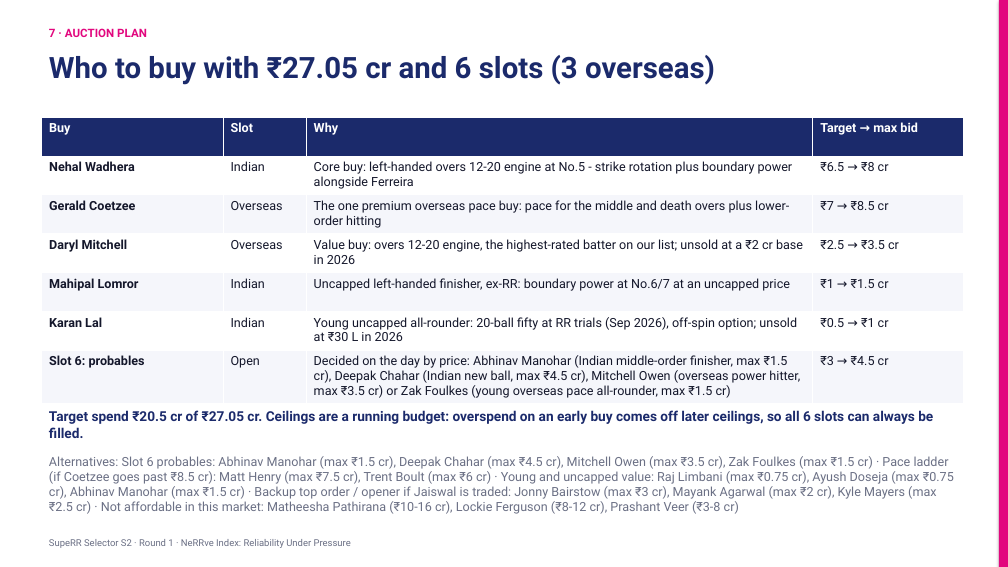
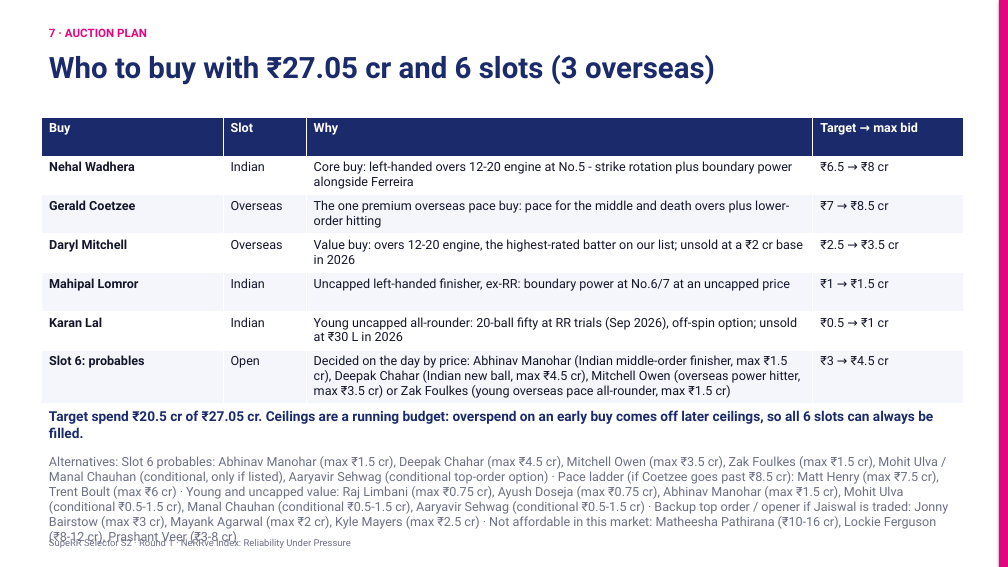
Before and after one commit to KoduruChandrasekhar/RRAuction-, a slide deck: slide 12 of submission/NeRRve_Deck.pptx. Drawn at 1008x567 pixels with LibreOffice and Linux fonts; fonts in the diff are those of the drawing. Boxes give left, top, right and bottom in pixels: in the first picture for what was removed or moved away, otherwise in the second. Text is boxed around its words. In the diff, an @@ line names an element or a change of style, - is before the commit and + after.

```diff
--- a/submission/NeRRve_Deck.pptx
+++ b/submission/NeRRve_Deck.pptx
@@ text at (x1=49, y1=456, x2=948, y2=529): text changed @@
-Alternatives: Slot 6 probables: Abhinav Manohar (max ₹1.5 cr), Deepak Chahar (max ₹4.5 cr), Mitchell Owen (max ₹3.5 cr), Zak Foulkes (max ₹1.5 cr) · Pace ladder (if Coetzee goes past ₹8.5 cr): Matt Henry (max ₹7.5 cr), Trent Boult (max ₹6 cr) · Young and uncapped value: Raj Limbani (max ₹0.75 cr), Ayush Doseja (max ₹0.75 cr), Abhinav Manohar (max ₹1.5 cr) · Backup top order / opener if Jaiswal is traded: Jonny Bairstow (max ₹3 cr), Mayank Agarwal (max ₹2 cr), Kyle Mayers (max ₹2.5 cr) · Not affordable in this market: Matheesha Pathirana (₹10-16 cr), Lockie Ferguson (₹8-12 cr), Prashant Veer (₹3-8 cr)
+Alternatives: Slot 6 probables: Abhinav Manohar (max ₹1.5 cr), Deepak Chahar (max ₹4.5 cr), Mitchell Owen (max ₹3.5 cr), Zak Foulkes (max ₹1.5 cr), Mohit Ulva / Manal Chauhan (conditional, only if listed), Aaryavir Sehwag (conditional top-order option) · Pace ladder (if Coetzee goes past ₹8.5 cr): Matt Henry (max ₹7.5 cr), Trent Boult (max ₹6 cr) · Young and uncapped value: Raj Limbani (max ₹0.75 cr), Ayush Doseja (max ₹0.75 cr), Abhinav Manohar (max ₹1.5 cr), Mohit Ulva (conditional ₹0.5-1.5 cr), Manal Chauhan (conditional ₹0.5-1.5 cr), Aaryavir Sehwag (conditional ₹0.5-1.5 cr) · Backup top order / opener if Jaiswal is traded: Jonny Bairstow (max ₹3 cr), Mayank Agarwal (max ₹2 cr), Kyle Mayers (max ₹2.5 cr) · Not affordable in this market: Matheesha Pathirana (₹10-16 cr), Lockie Ferguson (₹8-12 cr), Prashant Veer (₹3-8 cr)
```
Also in this commit, not shown: 4 other slides changed, 5 other files.
